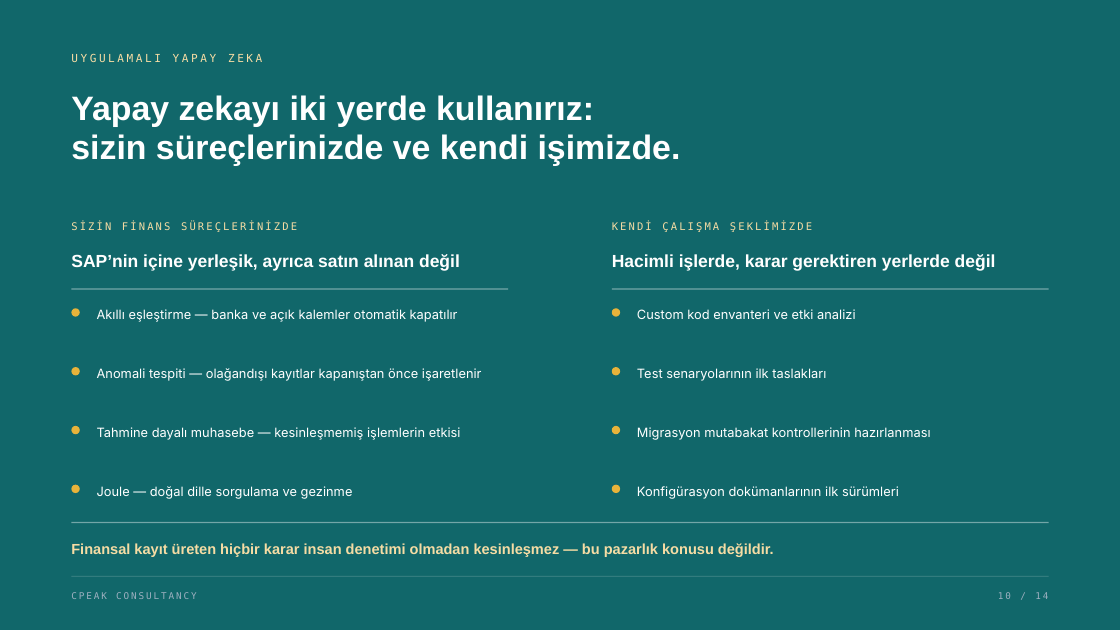
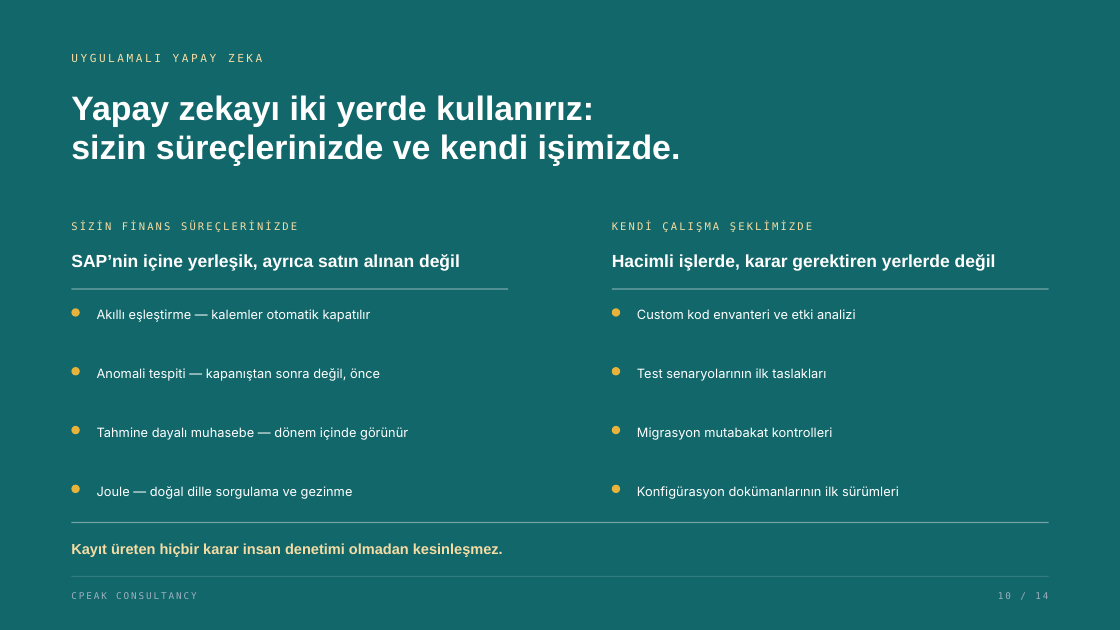
Before and after one commit to narinygt/Default, a slide deck: slide 10 of presentation/CPeak-Consultancy-Kurumsal-Sunum-TR.pptx. Drawn at 1120x630 pixels with LibreOffice and Linux fonts; fonts in the diff are those of the drawing; background and template pictures are left out. Boxes give left, top, right and bottom in pixels: in the first picture for what was removed or moved away, otherwise in the second. Text is boxed around its words. In the diff, an @@ line names an element or a change of style, - is before the commit and + after.

```diff
--- a/presentation/CPeak-Consultancy-Kurumsal-Sunum-TR.pptx
+++ b/presentation/CPeak-Consultancy-Kurumsal-Sunum-TR.pptx
@@ text at bbox=[97, 309, 371, 322]: text changed @@
-Akıllı eşleştirme — banka ve açık kalemler otomatik kapatılır
+Akıllı eşleştirme — kalemler otomatik kapatılır
@@ text at bbox=[97, 368, 380, 381]: text changed @@
-Anomali tespiti — olağandışı kayıtlar kapanıştan önce işaretlenir
+Anomali tespiti — kapanıştan sonra değil, önce
@@ text at bbox=[97, 427, 408, 440]: text changed @@
-Tahmine dayalı muhasebe — kesinleşmemiş işlemlerin etkisi
+Tahmine dayalı muhasebe — dönem içinde görünür
@@ text at bbox=[637, 427, 832, 440]: text changed @@
-Migrasyon mutabakat kontrollerinin hazırlanması
+Migrasyon mutabakat kontrolleri
@@ text at bbox=[71, 543, 503, 557]: text changed @@
-Finansal kayıt üreten hiçbir karar insan denetimi olmadan kesinleşmez — bu pazarlık konusu değildir.
+Kayıt üreten hiçbir karar insan denetimi olmadan kesinleşmez.
```
Also in this commit, not shown: 13 other slides changed, 4 other files.
